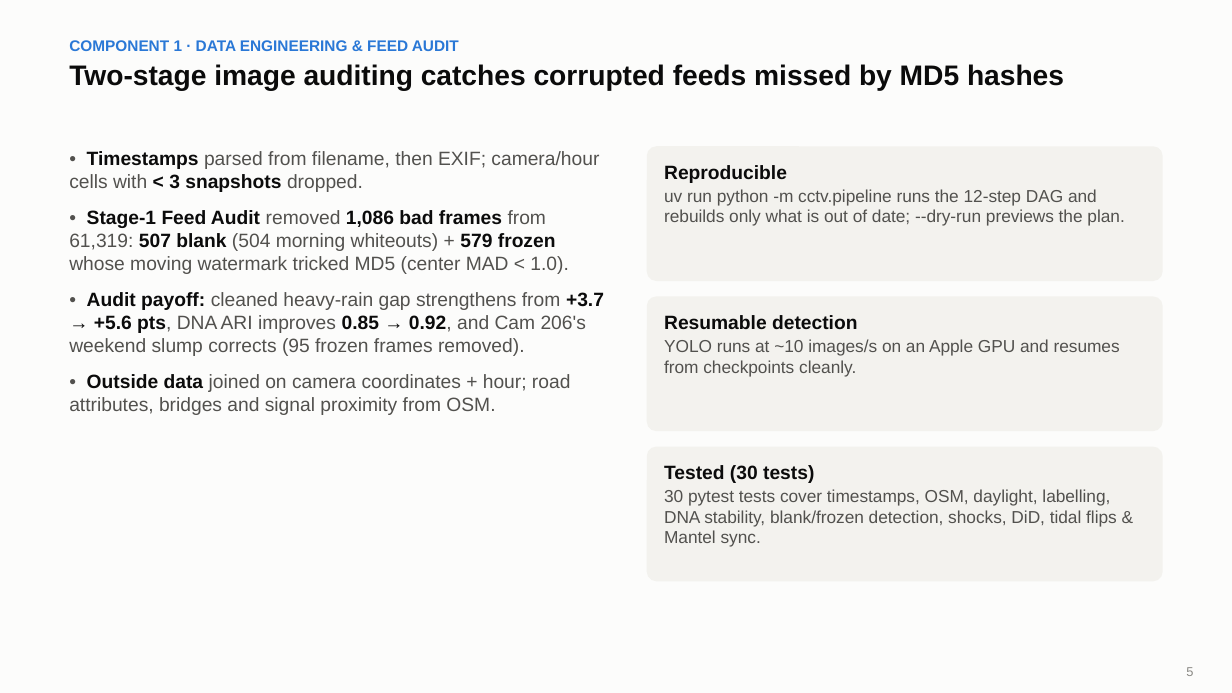
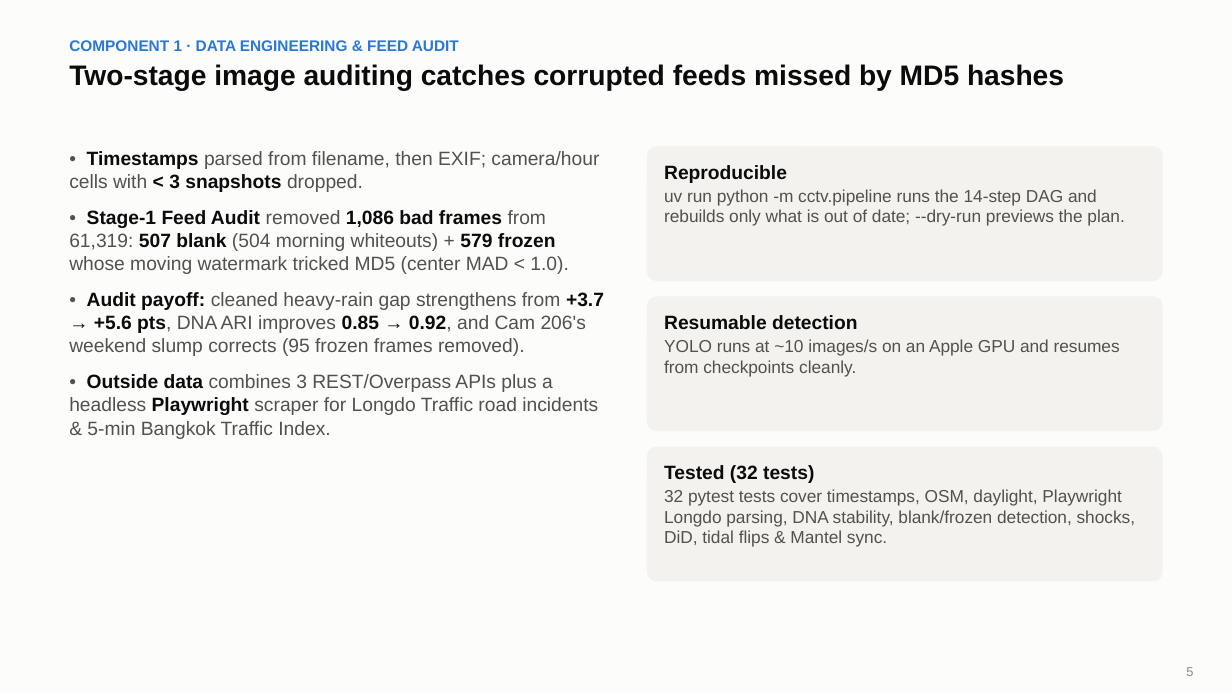
Before and after one commit to PEN1TENT/DSDE-final-project, a slide deck: slide 5 of reports/slides/slides.pptx. Drawn at 1232x693 pixels with LibreOffice and Linux fonts; fonts in the diff are those of the drawing. Boxes give left, top, right and bottom in pixels: in the first picture for what was removed or moved away, otherwise in the second. Text is boxed around its words. In the diff, an @@ line names an element or a change of style, - is before the commit and + after.

Commit message:
Add Playwright Longdo Traffic scraper, cross-validation insights, and 23-slide deck

```diff
--- a/reports/slides/slides.pptx
+++ b/reports/slides/slides.pptx
@@ text at (x1=664, y1=189, x2=1124, y2=226): text changed @@
-uv run python -m cctv.pipeline runs the 12-step DAG and rebuilds only what is out of date; --dry-run previews the plan.
+uv run python -m cctv.pipeline runs the 14-step DAG and rebuilds only what is out of date; --dry-run previews the plan.
@@ text at (x1=69, y1=374, x2=598, y2=439): text changed @@
-• Outside data joined on camera coordinates + hour; road attributes, bridges and signal proximity from OSM.
+• Outside data combines 3 REST/Overpass APIs plus a headless Playwright scraper for Longdo Traffic road incidents & 5-min Bangkok Traffic Index.
@@ text at (x1=664, y1=465, x2=814, y2=483): text changed @@
-Tested (30 tests)
+Tested (32 tests)
@@ text at (x1=664, y1=489, x2=1135, y2=547): text changed @@
-30 pytest tests cover timestamps, OSM, daylight, labelling, DNA stability, blank/frozen detection, shocks, DiD, tidal flips & Mantel sync.
+32 pytest tests cover timestamps, OSM, daylight, Playwright Longdo parsing, DNA stability, blank/frozen detection, shocks, DiD, tidal flips & Mantel sync.
```
Also in this commit, not shown: 5 other slides changed, 1 slide added, 16 other files.
